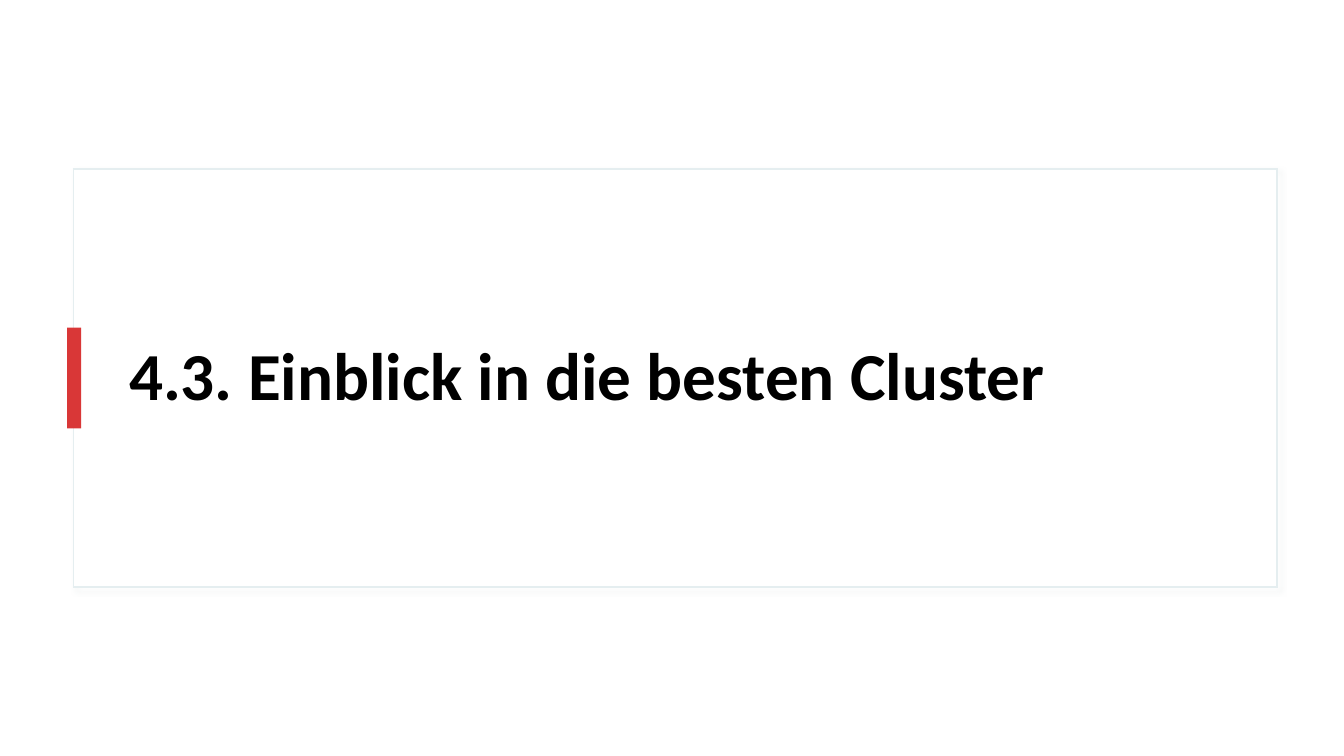
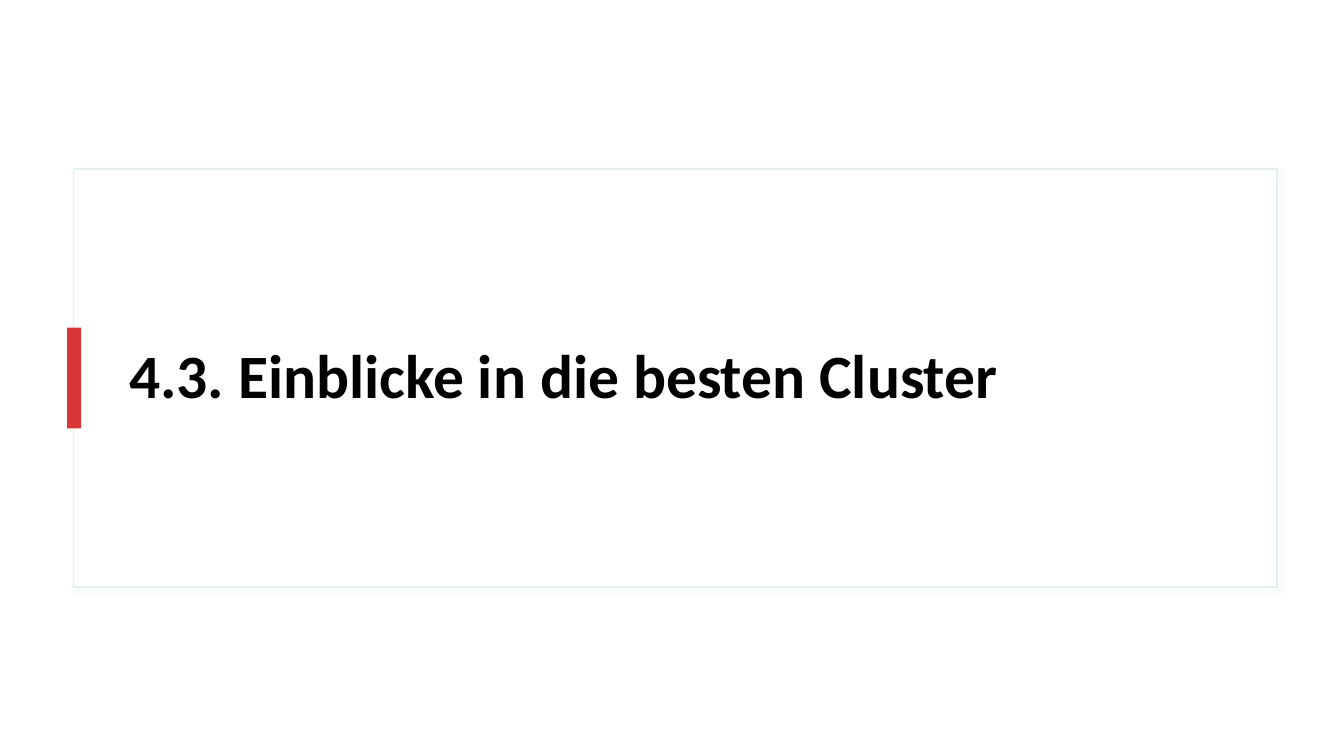
Before and after one commit to realjanpaulus/clusterpoems, a slide deck: slide 35 of presentation/clustering_presentation.pptx (slide 31 before the commit). Drawn at 1344x756 pixels with LibreOffice and Linux fonts; fonts in the diff are those of the drawing. Boxes give left, top, right and bottom in pixels: in the first picture for what was removed or moved away, otherwise in the second. Text is boxed around its words. In the diff, an @@ line names an element or a change of style, - is before the commit and + after.

```diff
--- a/presentation/clustering_presentation.pptx
+++ b/presentation/clustering_presentation.pptx
@@ title at <box>129,354,997,399</box>: text changed; size 48 to 44 pt @@
-4.3. Einblick in die besten Cluster
+4.3. Einblicke in die besten Cluster
```
Also in this commit, not shown: 3 other slides changed, 8 slides added, 3 slides removed, 38 other files.
